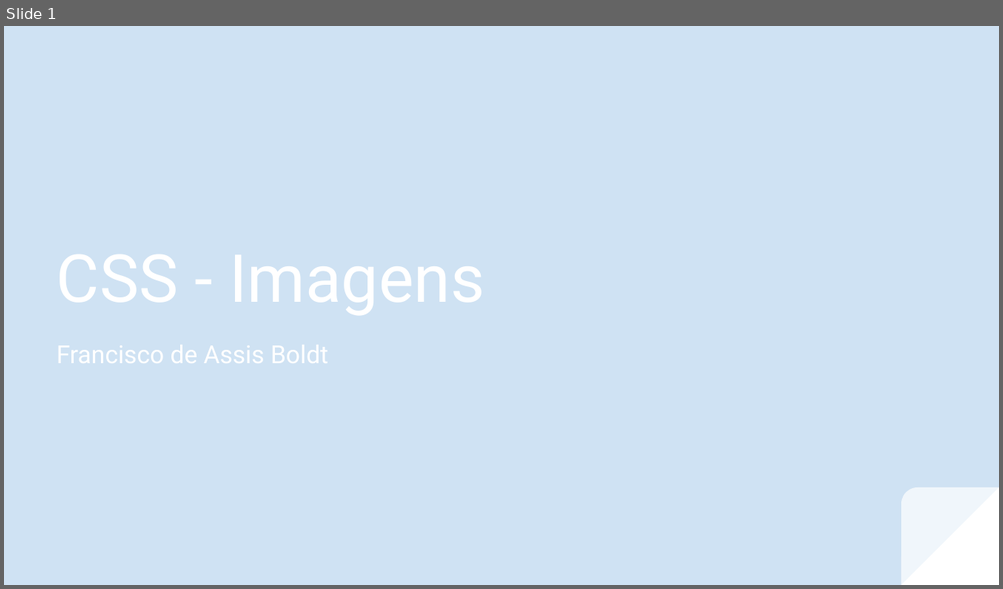
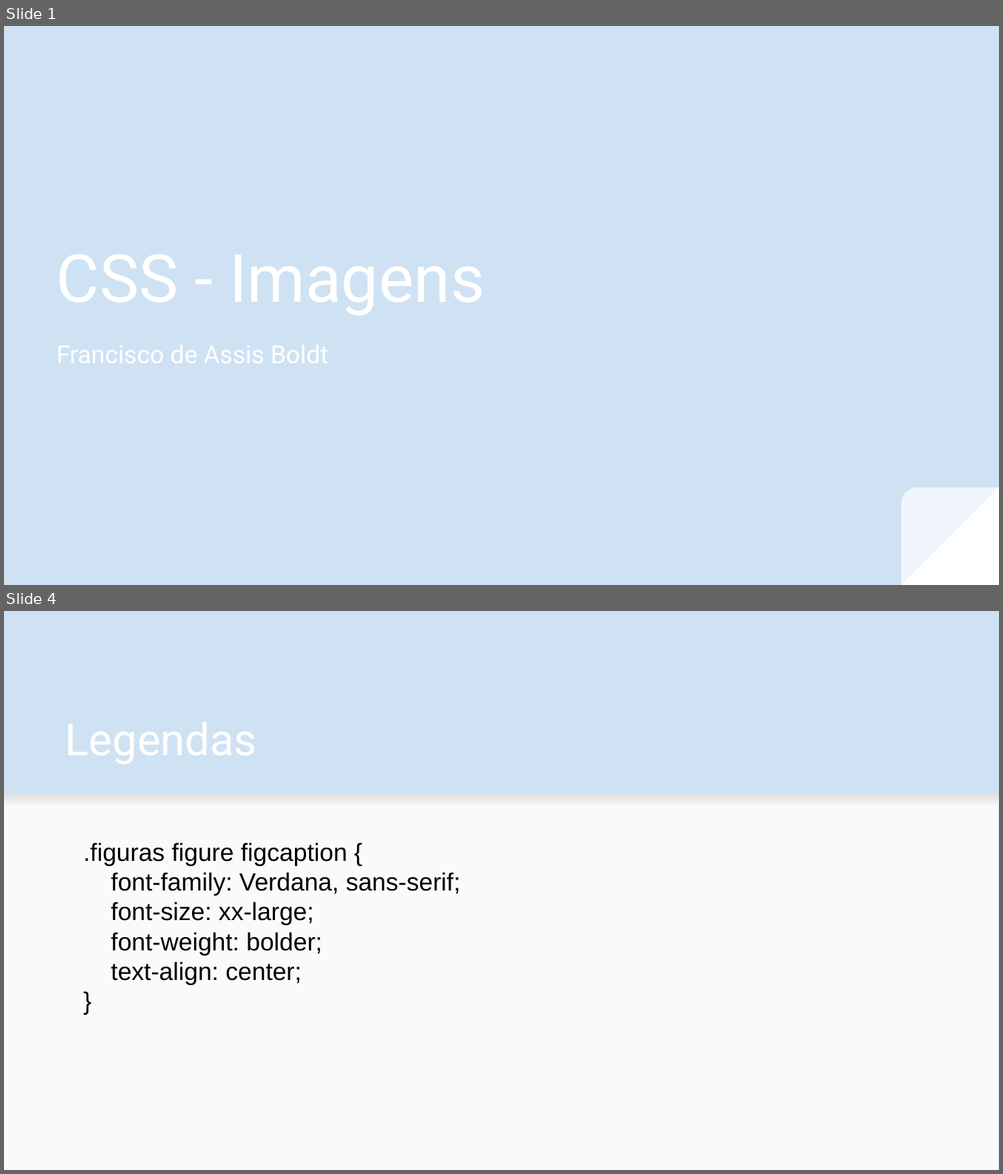
Before and after one commit to fboldt/aulasweb, a slide deck: slides/CSS - Imagens.odp. Shown one above the other, each under a label of ours: slide 1 before the commit, slides 1 and 4 after it; the slides between them are not shown. The pictures are 1003x589 and 1003x1174 pixels, drawn with LibreOffice and Linux fonts; fonts in the diff are those of the drawing. Boxes give left, top, right and bottom in pixels: in the first picture for what was removed or moved away, otherwise in the second. Text is boxed around its words. In the diff, an @@ line names an element or a change of style, - is before the commit and + after.

```diff
--- a/slides/CSS - Imagens.odp
+++ b/slides/CSS - Imagens.odp
@@ slide 4 added at (x1=4, y1=611, x2=999, y2=1170), background #CFE2F3 @@
@@ rectangle added at (x1=4, y1=794, x2=999, y2=1170), fill #FAFAFA @@
@@ rectangle added at (x1=4, y1=794, x2=999, y2=806), fill gradient #F9F9F9 to #DEDEDE @@
@@ text added at (x1=83, y1=843, x2=461, y2=985), 18 pt, text #000000 @@
+.figuras figure figcaption {
+font-family: Verdana, sans-serif;
+font-size: xx-large;
+font-weight: bolder;
+text-align: center;
+}
```
Also in this commit, not shown: 4 other slides added, 1 slide removed, 9 other files.
